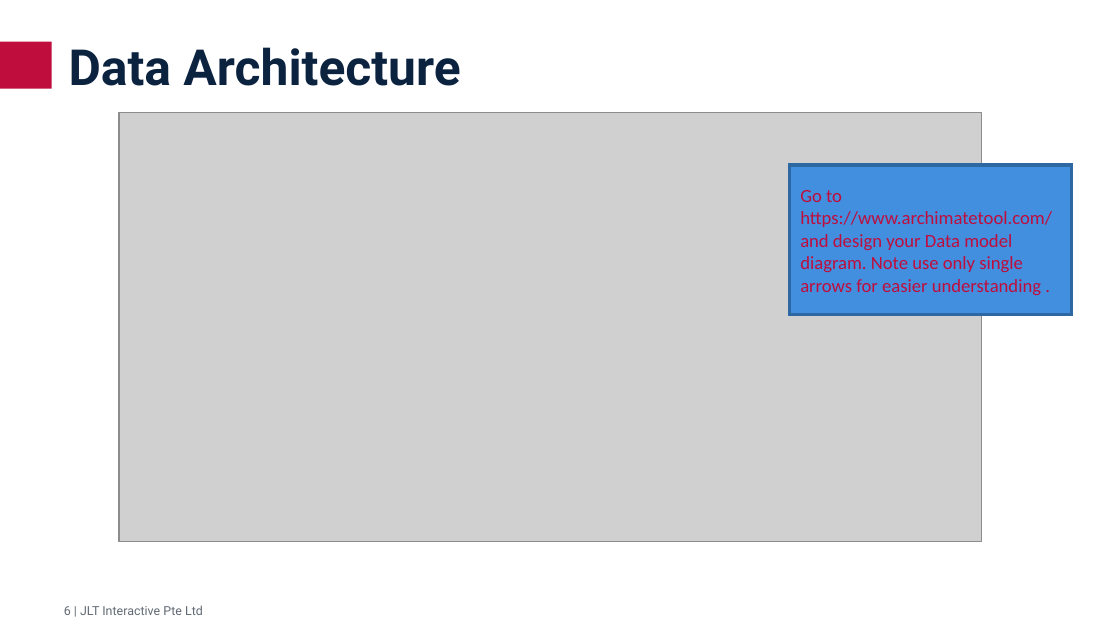
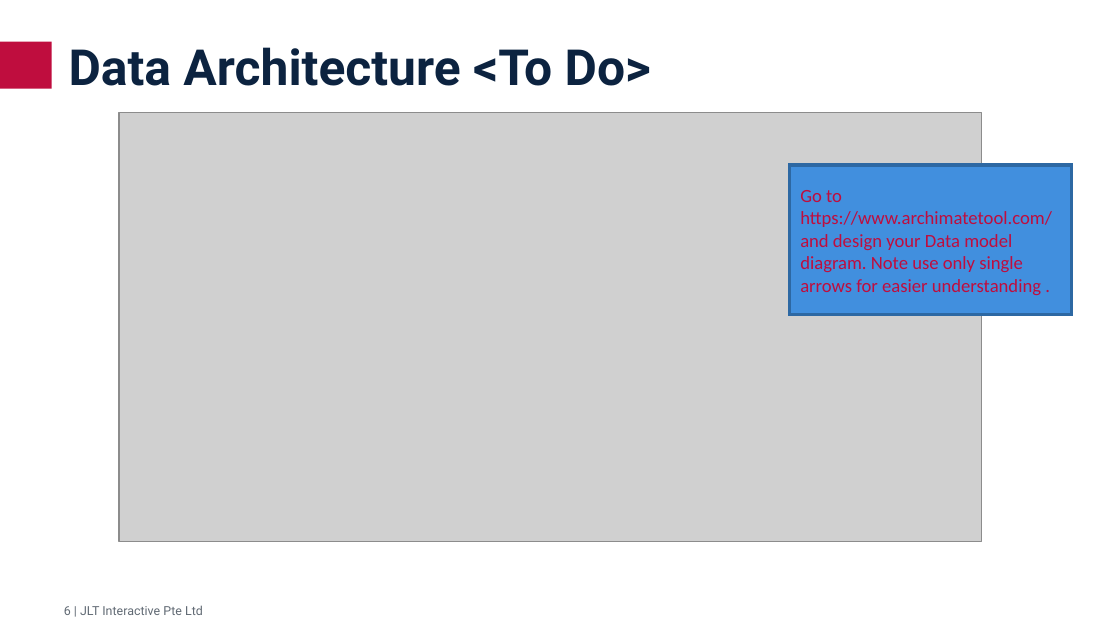
Before and after one commit to Prabhuduraik/Samples, a slide deck: slide 7 of JLTi_Sitecore-JLT Websites.ppt. Drawn at 1120x630 pixels with LibreOffice and Linux fonts; fonts in the diff are those of the drawing; grey boxes stand for pictures. Boxes give left, top, right and bottom in pixels: in the first picture for what was removed or moved away, otherwise in the second. Text is boxed around its words. In the diff, an @@ line names an element or a change of style, - is before the commit and + after.

```diff
--- a/JLTi_Sitecore-JLT Websites.ppt
+++ b/JLTi_Sitecore-JLT Websites.ppt
@@ title at [69, 47, 651, 86]: text changed @@
-Data Architecture
+Data Architecture <To Do>
```
Also in this commit, not shown: 5 other slides changed, 1 slide added, 2 slides removed, 1 other file.
